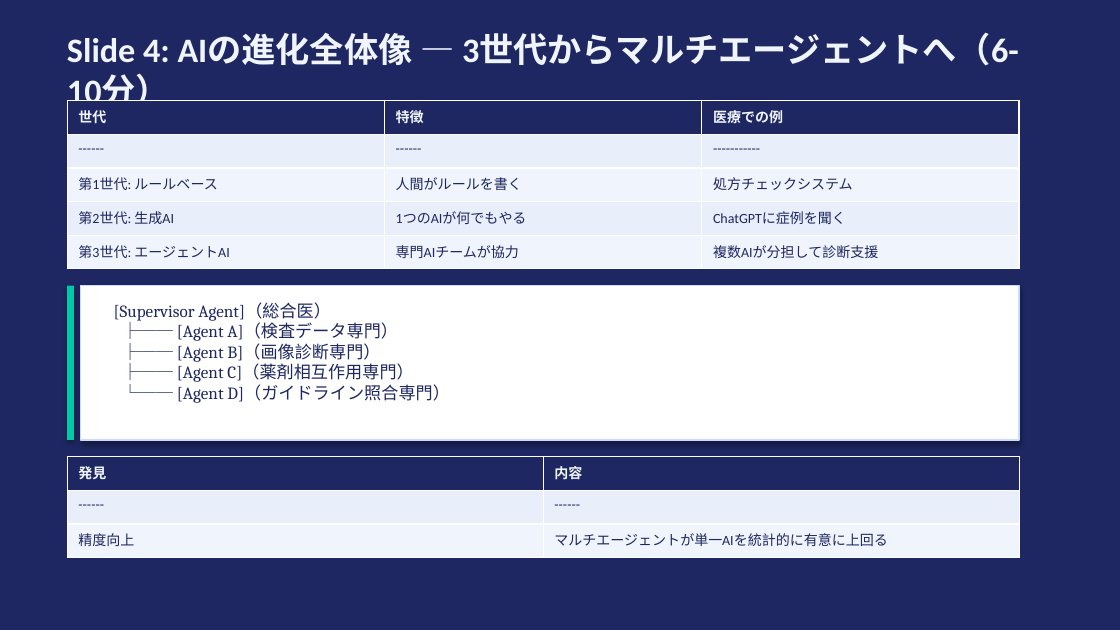
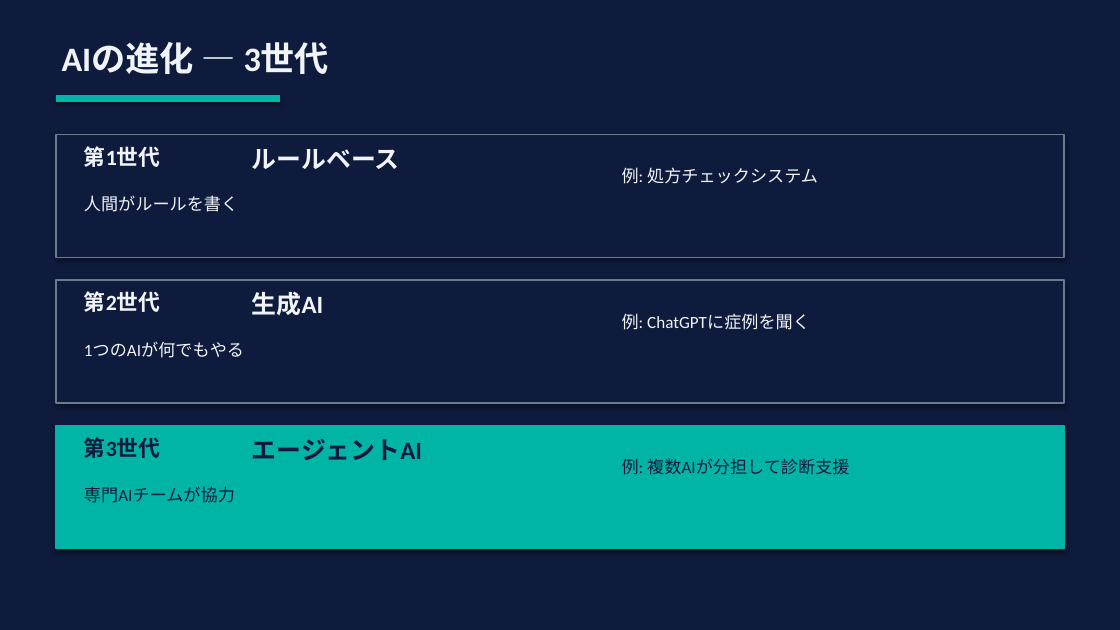
Before and after one commit to Tama831/ai-agent-team-materials, a slide deck: slide 3 of output/education/2026-03-26_ai-medical-education-integrated/ai-medical-education-integrated_slides_residents.pptx (slide 5 before the commit). Drawn at 1120x630 pixels with LibreOffice and Linux fonts; fonts in the diff are those of the drawing. Boxes give left, top, right and bottom in pixels: in the first picture for what was removed or moved away, otherwise in the second. Text is boxed around its words. In the diff, an @@ line names an element or a change of style, - is before the commit and + after.

```diff
--- a/output/education/2026-03-26_ai-medical-education-integrated/ai-medical-education-integrated_slides_residents.pptx
+++ b/output/education/2026-03-26_ai-medical-education-integrated/ai-medical-education-integrated_slides_residents.pptx
@@ background #1E2761 to #0F1B3D @@
@@ text added at [62, 43, 330, 74], 22 pt, text #F0F4F8, bold @@
+AIの進化 — 3世代
@@ text removed at [67, 34, 1019, 112] @@
-Slide 4: AIの進化全体像 — 3世代からマルチエージェントへ（6-10分）
@@ rectangle added at [56, 95, 280, 102], fill #00B4A6 @@
@@ table removed at [67, 101, 1018, 269], 5 rows, 3 columns @@
-世代 | 特徴 | 医療での例
------- | ------ | -----------
-第1世代: ルールベース | 人間がルールを書く | 処方チェックシステム
-第2世代: 生成AI | 1つのAIが何でもやる | ChatGPTに症例を聞く
-第3世代: エージェントAI | 専門AIチームが協力 | 複数AIが分担して診断支援
@@ rectangle added at [56, 134, 1064, 258], fill #0F1B3D, outline #6B7B8D 1 pt @@
@@ text added at [84, 146, 160, 167], 14 pt, text #F0F4F8, bold @@
+第1世代
@@ text added at [252, 149, 400, 169], 16 pt, text #F0F4F8, bold @@
+ルールベース
@@ text added at [622, 167, 818, 184], 11 pt, text #F0F4F8 @@
+例: 処方チェックシステム
@@ text added at [84, 195, 238, 212], 11 pt, text #F0F4F8 @@
+人間がルールを書く
@@ rectangle: place and size @@
-rectangle at [81, 286, 1019, 440]
+rectangle at [56, 280, 1064, 403]
@@ rectangle at [56, 280, 1064, 403]: fill #FFFFFF to #0F1B3D; outline #CADCFC 1 pt to #6B7B8D 1 pt @@
@@ rectangle removed at [67, 286, 74, 440] @@
@@ text added at [84, 291, 160, 312], 14 pt, text #F0F4F8, bold @@
+第2世代
@@ text added at [252, 292, 323, 315], 16 pt, text #F0F4F8, bold @@
+生成AI
@@ text removed at [114, 302, 450, 403] @@
-[Supervisor Agent]（総合医）
-├── [Agent A]（検査データ専門）
-├── [Agent B]（画像診断専門）
-├── [Agent C]（薬剤相互作用専門）
-└── [Agent D]（ガイドライン照合専門）
@@ text added at [622, 313, 810, 330], 11 pt, text #F0F4F8 @@
+例: ChatGPTに症例を聞く
@@ text added at [84, 342, 244, 358], 11 pt, text #F0F4F8 @@
+1つのAIが何でもやる
@@ rectangle added at [56, 426, 1064, 549], fill #00B4A6, outline #00B4A6 1 pt @@
@@ text added at [84, 437, 160, 458], 14 pt, text #0F1B3D, bold @@
+第3世代
@@ text added at [252, 439, 422, 460], 16 pt, text #0F1B3D, bold @@
+エージェントAI
@@ table removed at [67, 457, 1019, 558], 3 rows, 2 columns @@
-発見 | 内容
------- | ------
-精度向上 | マルチエージェントが単一AIを統計的に有意に上回る
@@ text added at [622, 458, 849, 475], 11 pt, text #0F1B3D @@
+例: 複数AIが分担して診断支援
@@ text added at [84, 486, 235, 503], 11 pt, text #0F1B3D @@
+専門AIチームが協力
```
Also in this commit, not shown: 1 other slide changed, 8 slides added, 14 slides removed, 19 other files.
